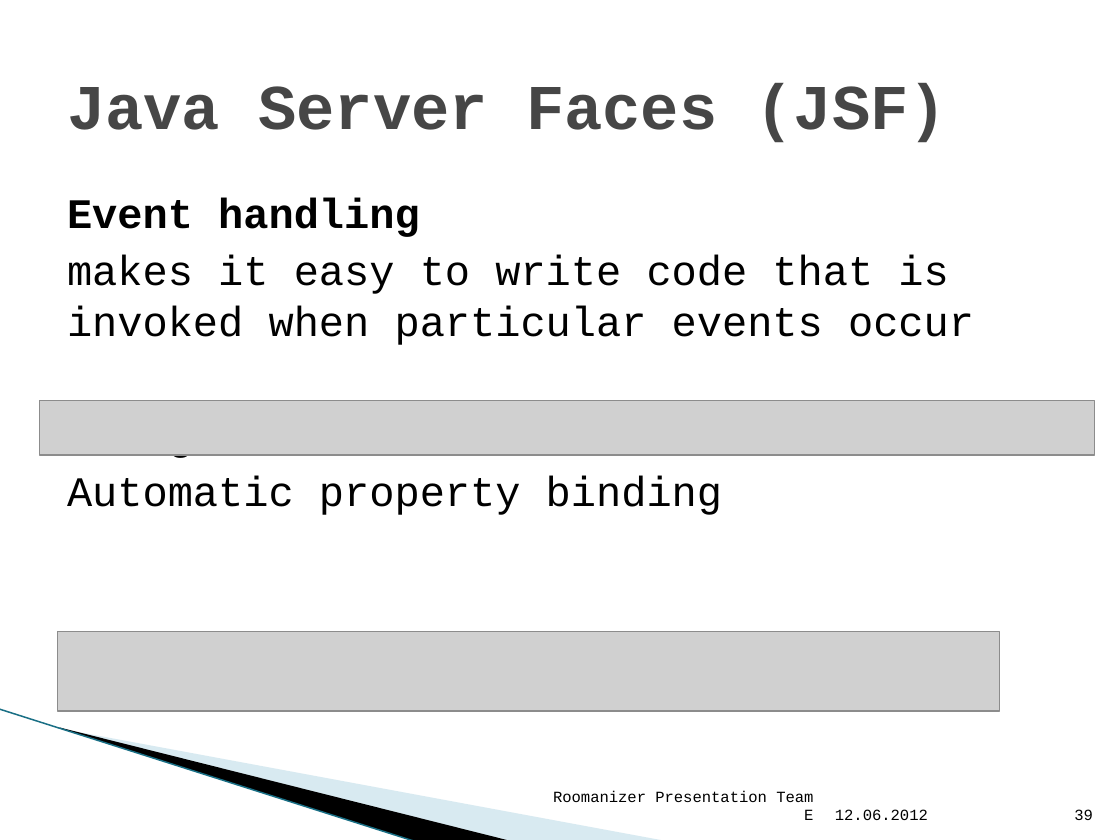
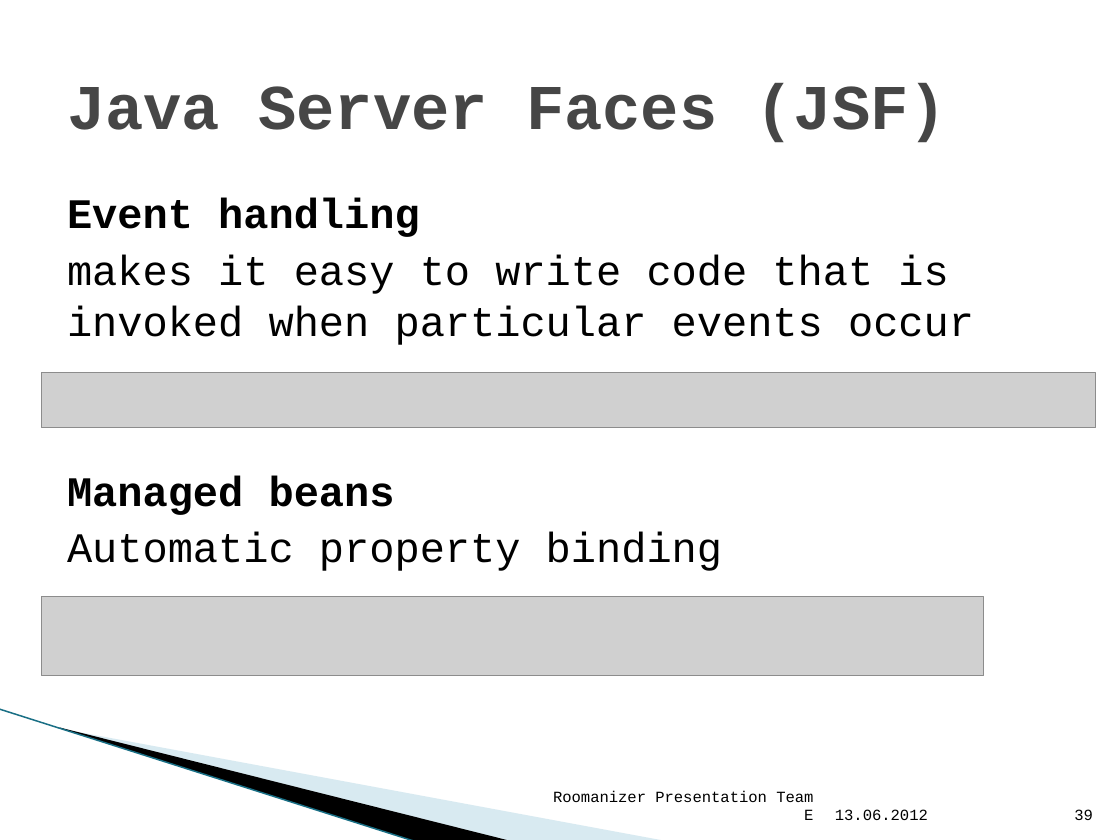
Before and after one commit to markusmo/HotelSoftware, a slide deck: slide 39 of Documentation/Praesentation/PresentationRoomanizer.pptx. Drawn at 1120x840 pixels with LibreOffice and Linux fonts; fonts in the diff are those of the drawing; grey boxes stand for pictures; background and template pictures are left out. Boxes give left, top, right and bottom in pixels: in the first picture for what was removed or moved away, otherwise in the second. Text is boxed around its words. In the diff, an @@ line names an element or a change of style, - is before the commit and + after.

```diff
--- a/Documentation/Praesentation/PresentationRoomanizer.pptx
+++ b/Documentation/Praesentation/PresentationRoomanizer.pptx
@@ text "Event handling" rewrapped from bbox=[67, 198, 974, 515] to bbox=[67, 198, 974, 571] @@
@@ picture: place and size @@
-picture at bbox=[39, 400, 1094, 455]
+picture at bbox=[41, 373, 1096, 428]
@@ picture added at bbox=[41, 597, 984, 676] @@
@@ picture removed at bbox=[57, 632, 1000, 711] @@
@@ text at bbox=[835, 809, 928, 820]: text changed @@
-12.06.2012
+13.06.2012
```
Also in this commit, not shown: 44 other slides changed, 2 other files.
